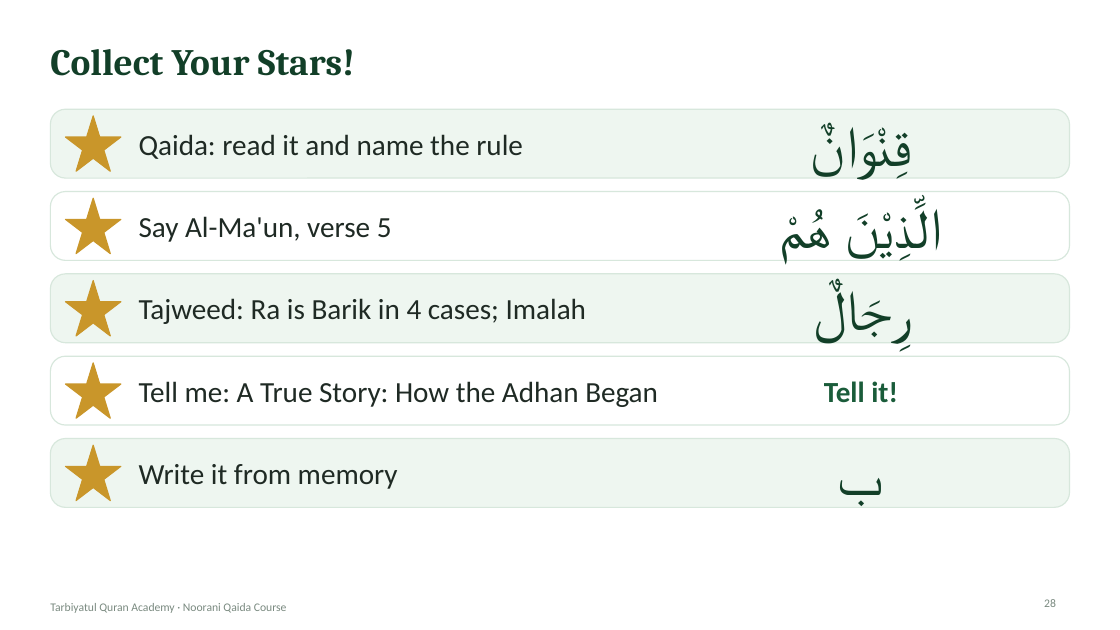
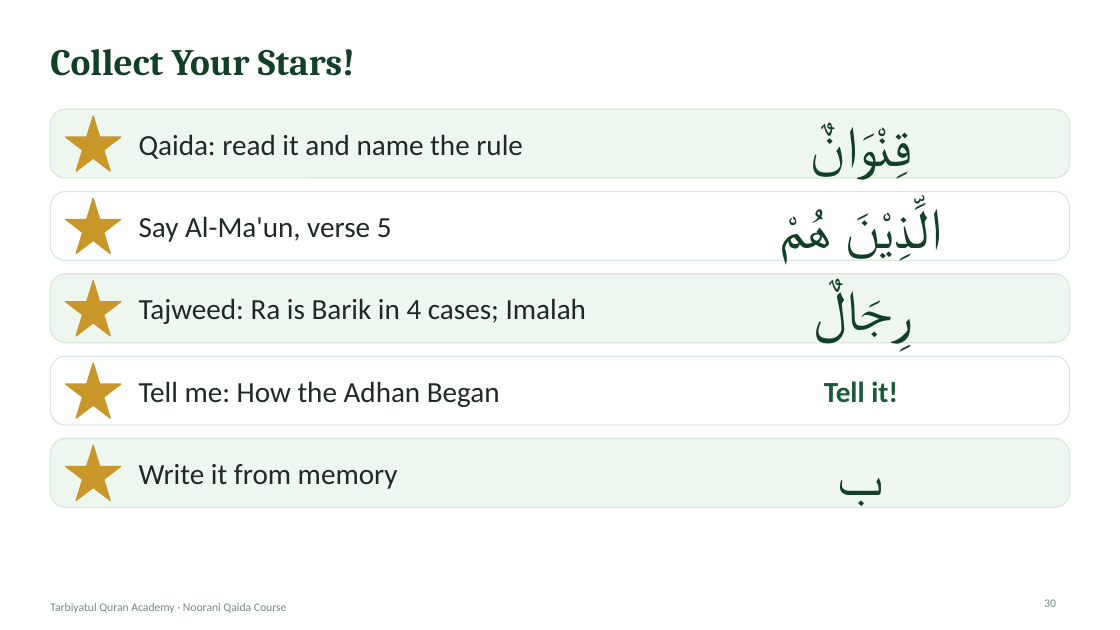
Before and after one commit to ibnhosain/TQA-Management-System, a slide deck: slide 30 of backend/core/deck_seed/noorani-qaida-lecture-19.pptx (slide 28 before the commit). Drawn at 1120x630 pixels with LibreOffice and Linux fonts; fonts in the diff are those of the drawing; background and template pictures are left out. Boxes give left, top, right and bottom in pixels: in the first picture for what was removed or moved away, otherwise in the second. Text is boxed around its words. In the diff, an @@ line names an element or a change of style, - is before the commit and + after.

```diff
--- a/backend/core/deck_seed/noorani-qaida-lecture-19.pptx
+++ b/backend/core/deck_seed/noorani-qaida-lecture-19.pptx
@@ text at box(139, 381, 500, 407): text changed @@
-Tell me: A True Story: How the Adhan Began
+Tell me: How the Adhan Began
@@ page number at box(1044, 599, 1056, 607): text changed @@
-28
+30
```
Also in this commit, not shown: 3 other slides changed, 2 slides added, 43 other files.
